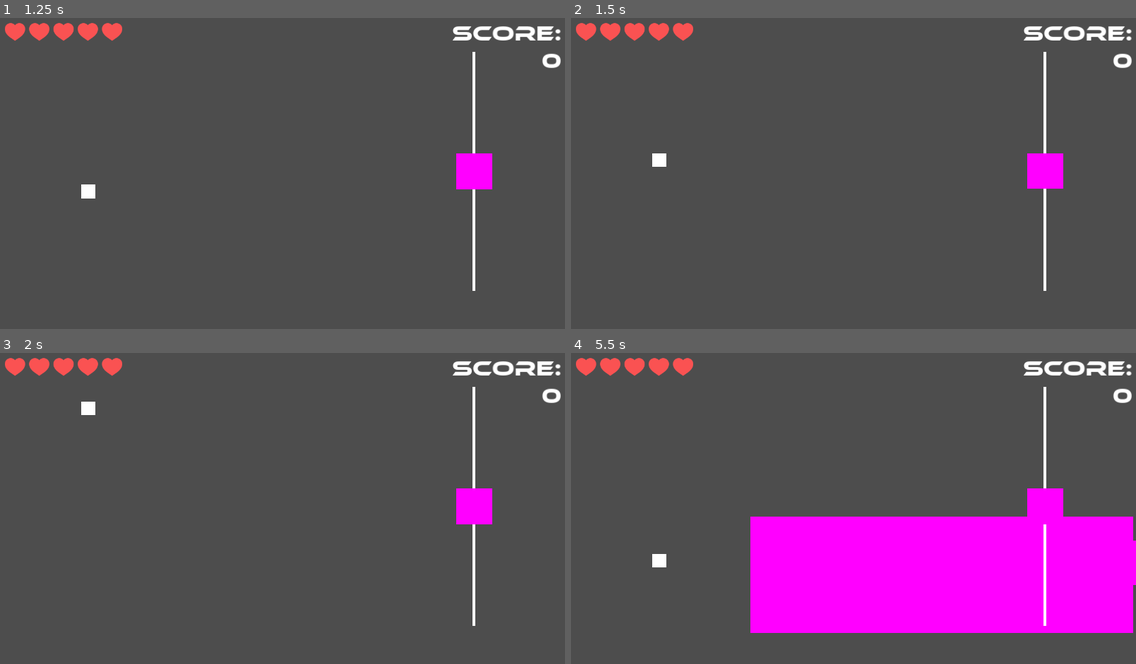
Above: before the commit, frames 1-4 (two rows, left to right).
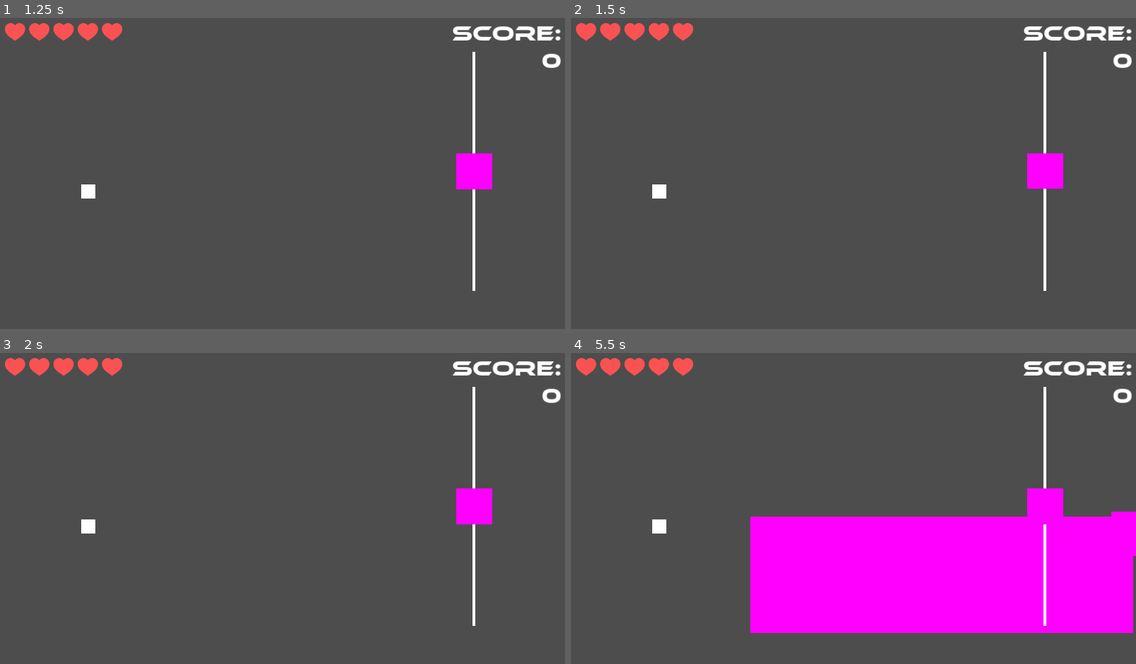
Above: after the commit, the same moments.

Repository: mauro-vb/mobile-game-project
Game: Godot game, scene res://scenes/main.tscn
Same seed, same stepped clock (60 frames per second), same inputs: the game is played once before the commit and once after it.
Inputs (mouse positions are in pixels of both pictures, inside the frame that each line leads up to):
- Up to frame 1 (1.25 s): click (474, 173) at 0.5 s
- Up to frame 2 (1.5 s): tap Enter at 1.25 s; move the mouse to (977, 157) at 1.27 s; hold Up (up) from 1.28 s (still down)
- Up to frame 3 (2 s): keep holding Up (up)
- Up to frame 4 (5.5 s): move the mouse to (740, 524) at 2.02 s; release Up (up) at 2.03 s; hold Down (down) 2.03-2.78 s; move the mouse to (910, 440) at 2.77 s; hold Up (up) 2.78-4.28 s; move the mouse to (825, 573) at 3.52 s; move the mouse to (1023, 555) at 4.27 s; hold Down (down) from 4.28 s (still down); move the mouse to (684, 461) at 5.02 s

Frame 1 is identical in both runs. In frame 2, 0.2% of the frame differs, in the area x 14-17%, y 43-59%; in frame 3, 0.2%; in frame 4, 0.4%, in the area x 14-100%, y 51-75%.

Commit message:
fixed minor issues with slider

Diff:
--- a/scripts/player.gd
+++ b/scripts/player.gd
@@ -10,6 +10,7 @@
 
 var set_flash_state = func(v): sprite.material.set_shader_parameter("flashState", v)
 
+@onready var slider = $"../Slider"
 @onready var sprite = $TempSprite
 @export var health : HealthComponent
 
@@ -17,9 +18,11 @@
 	add_to_group("player")
 
 func wants_move_up():
+	return slider.y_val < - slider.deadzone
 	return Input.is_action_pressed("up")
 
 func wants_move_down():
+	return slider.y_val > slider.deadzone
 	return Input.is_action_pressed("down")
 
 func hurt():
--- a/scripts/ui/slider.gd
+++ b/scripts/ui/slider.gd
@@ -1,8 +1,13 @@
 extends Node2D
+
+
+
+@onready var knob = $Knob
 
 var y_val:float
 
-@onready var knob = $Knob
+@export var max_length = 150
+@export var deadzone = .3
 
 func _process(delta):
 	if knob.pressing:
--- a/scripts/ui/slider_knob.gd
+++ b/scripts/ui/slider_knob.gd
@@ -4,27 +4,19 @@
 
 @onready var parent = $".."
 
-@export var max_length = 150
-@export var deadzone = 25
-
 func _ready():
-	max_length *= parent.scale.x
+	parent.max_length *= parent.scale.x
 
 func _process(delta):
-
+	parent.y_val = (global_position.y - parent.global_position.y) / parent.max_length
 	if pressing:
-		if get_global_mouse_position().distance_to(parent.global_position) <= max_length:
+		if get_global_mouse_position().distance_to(parent.global_position) <= parent.max_length:
 			global_position.y = get_global_mouse_position()[1]
 		else:
 			var angle = parent.global_position.angle_to_point(get_global_mouse_position())
-			global_position.y = parent.global_position.y + sin(angle)*max_length
+			global_position.y = parent.global_position.y + sin(angle)*parent.max_length
 	else:
 		global_position.y = lerp(global_position.y, parent.global_position.y, delta*100)
-
-
-func calculate_y():
-	if abs(global_position.y - parent.global_position.y) > deadzone:
-		parent.y_val = (global_position.y - parent.global_position) / max_length
 
 
 func _on_button_down():
